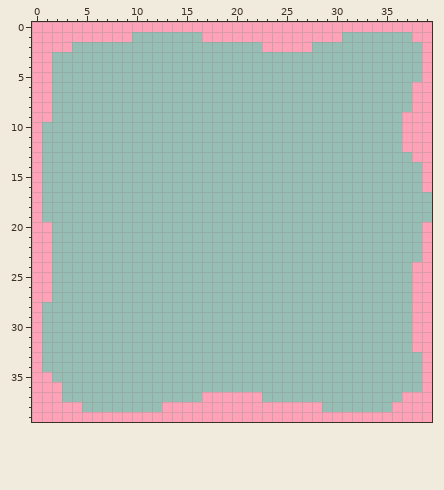
Two versions of one pixel-art sprite, Graphics/Atlases/Gameplay/objects/LylyraHelper/cloudBlock/cloudblockgap.png. The picture above is the old version.
The file is 40x40 pixels.
Once edited:
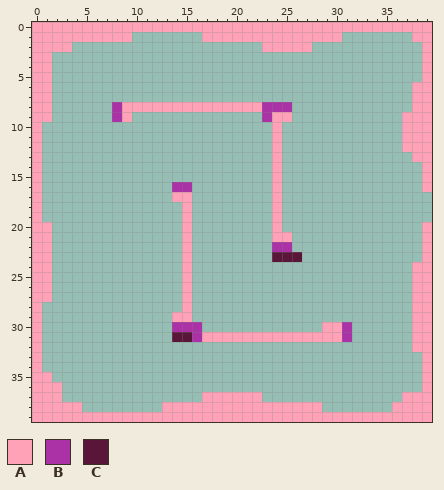
Palette (. is transparent): A #ffa2b7  B #ab32a6  C #591638
Change:
{"y":8,"x":8,"old":"..................","new":"BAAAAAAAAAAAAAABBB"}
{"y":9,"x":8,"old":"..","new":"BA"}
{"y":9,"x":23,"old":"...","new":"BAA"}
{"y":10,"x":24,"old":".","new":"A"}
{"y":11,"x":24,"old":".","new":"A"}
{"y":12,"x":24,"old":".","new":"A"}
{"y":13,"x":24,"old":".","new":"A"}
{"y":14,"x":24,"old":".","new":"A"}
{"y":15,"x":24,"old":".","new":"A"}
{"y":16,"x":14,"old":"..","new":"BB"}
{"y":16,"x":24,"old":".","new":"A"}
{"y":17,"x":14,"old":"..","new":"AA"}
{"y":17,"x":24,"old":".","new":"A"}
{"y":18,"x":15,"old":".","new":"A"}
{"y":18,"x":24,"old":".","new":"A"}
{"y":19,"x":15,"old":".","new":"A"}
{"y":19,"x":24,"old":".","new":"A"}
{"y":20,"x":15,"old":".","new":"A"}
{"y":20,"x":24,"old":".","new":"A"}
{"y":21,"x":15,"old":".","new":"A"}
{"y":21,"x":24,"old":"..","new":"AA"}
{"y":22,"x":15,"old":".","new":"A"}
{"y":22,"x":24,"old":"..","new":"BB"}
{"y":23,"x":15,"old":".","new":"A"}
{"y":23,"x":24,"old":"...","new":"CCC"}
{"y":24,"x":15,"old":".","new":"A"}
{"y":25,"x":15,"old":".","new":"A"}
{"y":26,"x":15,"old":".","new":"A"}
{"y":27,"x":15,"old":".","new":"A"}
{"y":28,"x":15,"old":".","new":"A"}
{"y":29,"x":14,"old":"..","new":"AA"}
{"y":30,"x":14,"old":"...","new":"BBB"}
{"y":30,"x":29,"old":"...","new":"AAB"}
{"y":31,"x":14,"old":"..................","new":"CCBAAAAAAAAAAAAAAB"}
